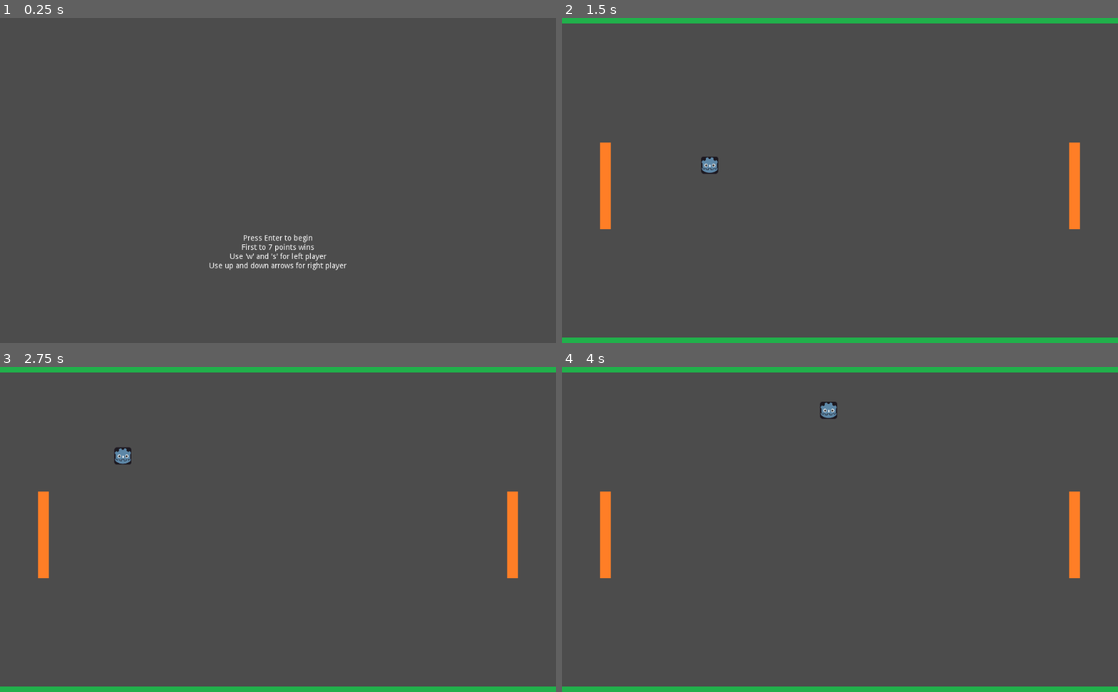
Above: before the commit, frames 1-4 (two rows, left to right).
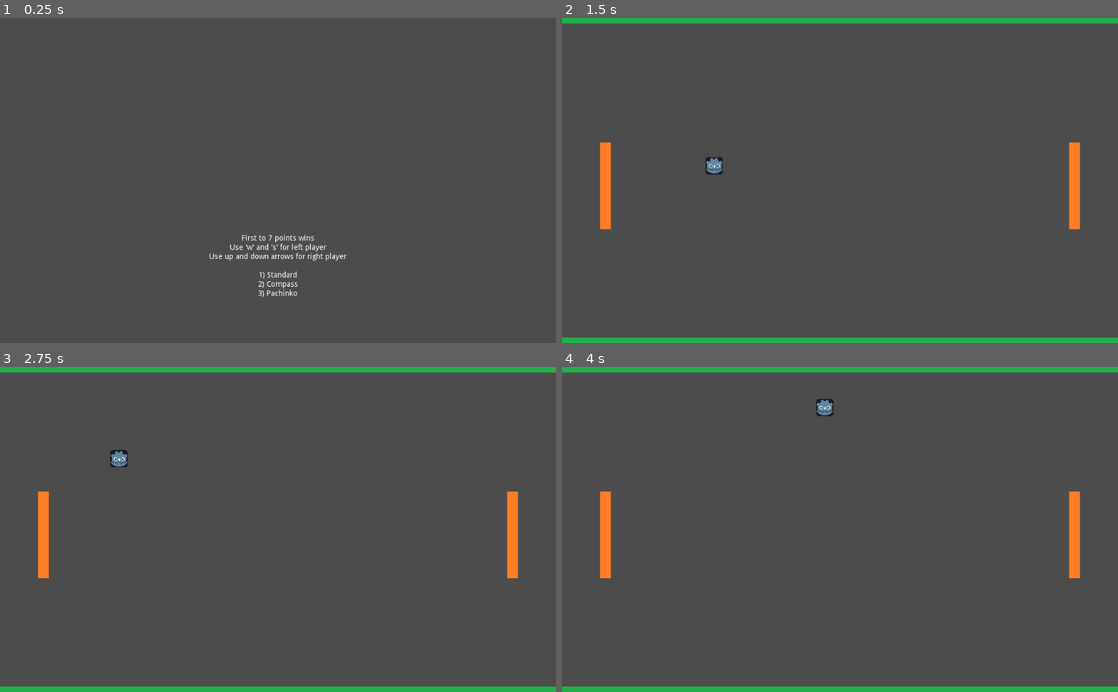
Above: after the commit, the same moments.

Repository: DanCorder/pong
Game: Godot game, scene res://title.tscn
Same seed, same stepped clock (60 frames per second), same inputs: the game is played once before the commit and once after it.
Inputs:
- Up to frame 1 (0.25 s): no input
- Up to frame 2 (1.5 s): tap Enter (ui_accept) at 0.5, 0.77, 1.07 s; hold 1 0.53-1.28 s; tap 2 at 0.8, 1.35 s
- Up to frame 3 (2.75 s): tap Enter (ui_accept) at 1.52, 1.82, 2.3 s; tap 3 at 1.55 s; hold 3 from 2.03 s (still down)
- Up to frame 4 (4 s): release 3 at 2.78 s; tap Enter (ui_accept) at 2.85, 3.02, 3.32, 3.77 s; tap 1 at 3.05 s; hold 1 from 3.53 s (still down); tap 2 at 3.8 s

The runs differ from the first frame. In frame 1, 1.0% of the frame differs, in the area x 37-63%, y 66-86%; in frame 2, 0.1%; in frame 3, 0.2%; in frame 4, 0.2%.

Commit message:
feat: add court selection

Diff:
--- a/title.gd
+++ b/title.gd
@@ -1,5 +1,10 @@
 extends Control
 
-func _process(delta: float) -> void:
-	if Input.is_action_pressed('ui_accept'):
-		get_tree().change_scene('res://courts/base.tscn')
+func _input(_ev) -> void:
+	var _dummy: int;
+	if Input.is_key_pressed(KEY_1):
+		_dummy = get_tree().change_scene('res://courts/base.tscn')
+	if Input.is_key_pressed(KEY_2):
+		_dummy = get_tree().change_scene('res://courts/compass/court.tscn')
+	if Input.is_key_pressed(KEY_3):
+		_dummy = get_tree().change_scene("res://courts/pachinko/court.tscn")
--- a/title.tscn
+++ b/title.tscn
@@ -27,10 +27,13 @@
 margin_top = 400.0
 margin_right = 1024.0
 margin_bottom = 600.0
-text = "Press Enter to begin
-First to 7 points wins
+text = "First to 7 points wins
 Use 'w' and 's' for left player
-Use up and down arrows for right player"
+Use up and down arrows for right player
+
+1) Standard
+2) Compass
+3) Pachinko"
 align = 1
 __meta__ = {
 "_edit_use_anchors_": false
--- a/winScreen.gd
+++ b/winScreen.gd
@@ -5,4 +5,4 @@
 
 func _process(delta: float) -> void:
 	if Input.is_action_pressed('ui_accept'):
-		get_tree().change_scene('res://courts/base.tscn')
+		get_tree().change_scene('res://title.tscn')
